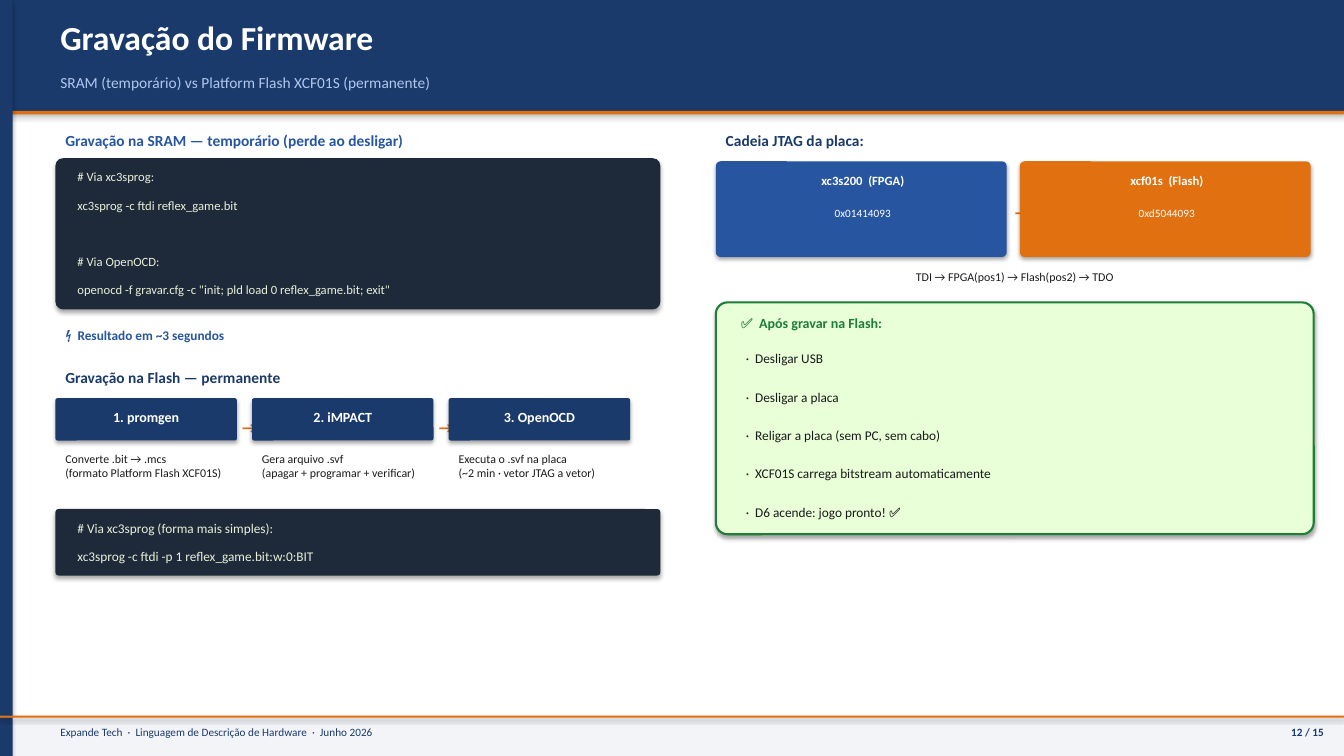
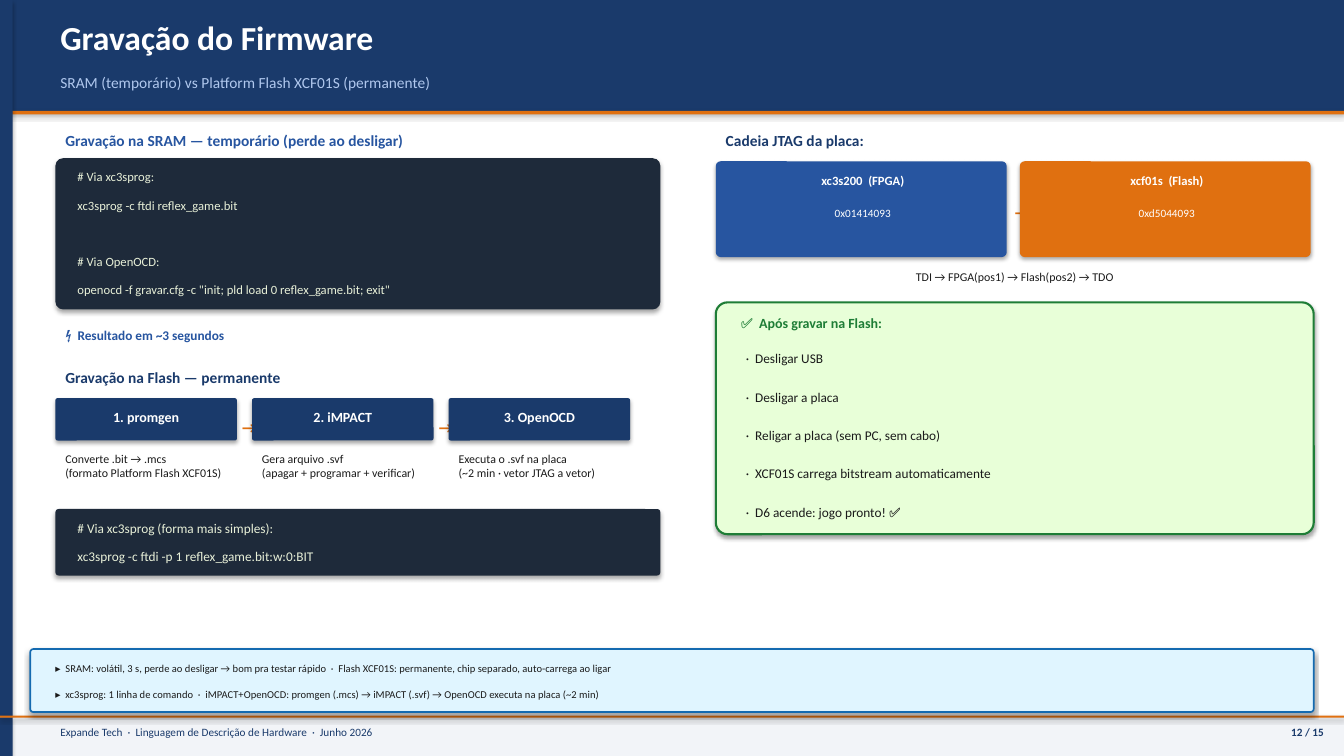
Before and after one commit to MaiconFonsecaHk/fpga-systems-lab, a slide deck: slide 12 of doc/trabalho_final/apresentar/apresentacao_jogo_reflexo.pptx. Drawn at 1344x756 pixels with LibreOffice and Linux fonts; fonts in the diff are those of the drawing. Boxes give left, top, right and bottom in pixels: in the first picture for what was removed or moved away, otherwise in the second. Text is boxed around its words. In the diff, an @@ line names an element or a change of style, - is before the commit and + after.

```diff
--- a/doc/trabalho_final/apresentar/apresentacao_jogo_reflexo.pptx
+++ b/doc/trabalho_final/apresentar/apresentacao_jogo_reflexo.pptx
@@ rounded rectangle added at (30,649,1314,712), fill #E0F5FF, outline #146AB0 1.2 pt @@
@@ text added at (65,664,611,674), 7.5 pt, text #1A1A1A @@
+▸ SRAM: volátil, 3 s, perde ao desligar → bom pra testar rápido · Flash XCF01S: permanente, chip separado, auto-carrega ao ligar
@@ text added at (65,690,599,700), 7.5 pt, text #1A1A1A @@
+▸ xc3sprog: 1 linha de comando · iMPACT+OpenOCD: promgen (.mcs) → iMPACT (.svf) → OpenOCD executa na placa (~2 min)
```
Also in this commit, not shown: 4 other slides changed, 1 other file.
